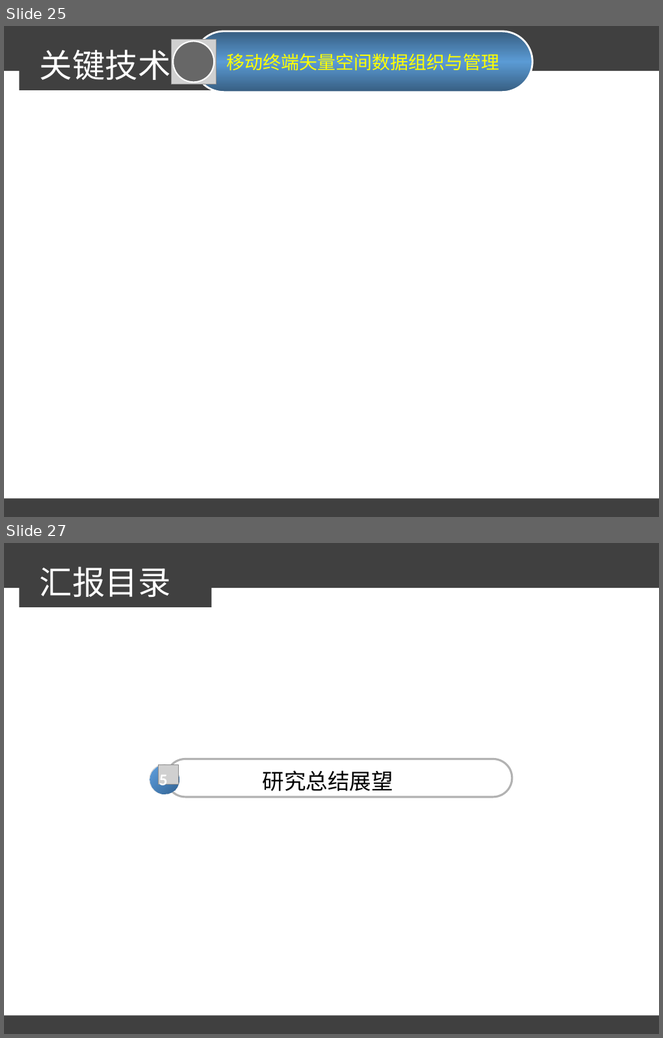
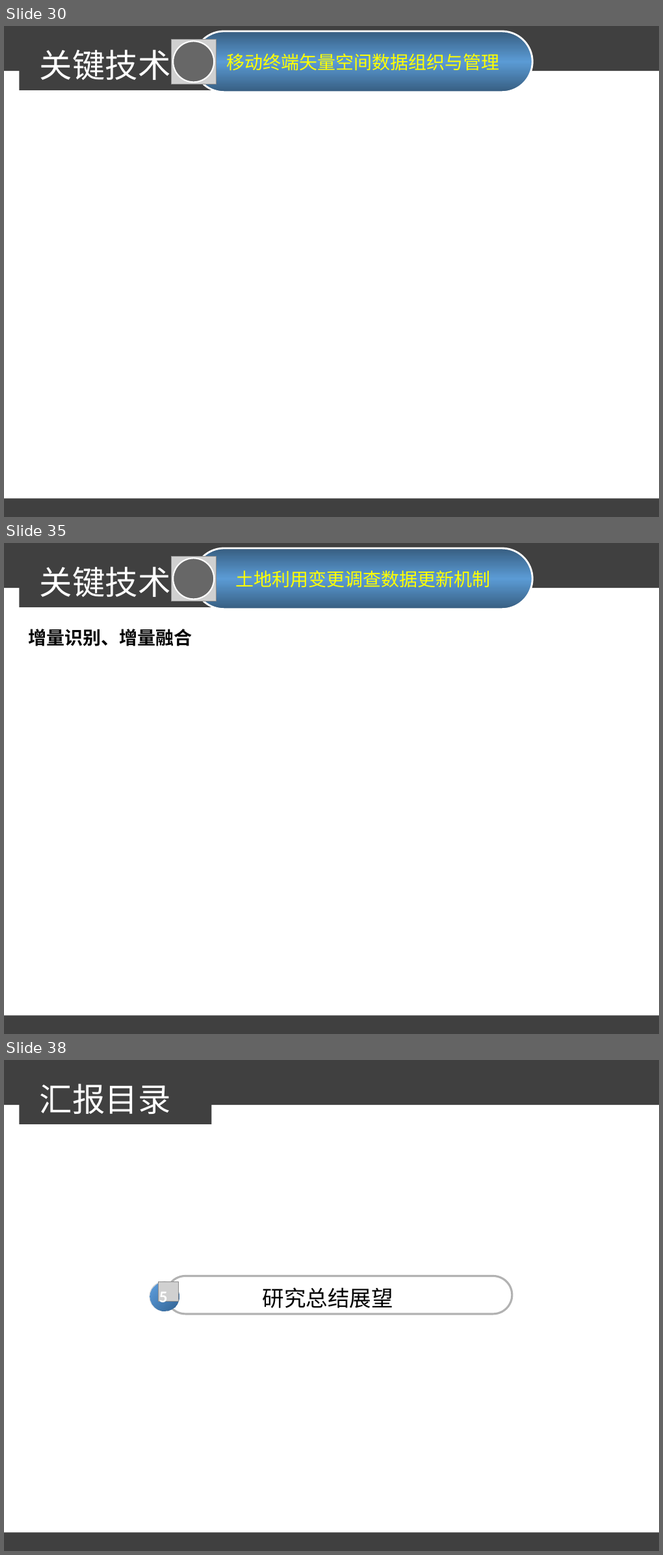
Before and after one commit to sunxianlei/MyThesis, a slide deck: 汇报答辩/论文答辩.ppt. Shown one above the other, each under a label of ours: slides 25 and 27 before the commit, slides 30, 35 and 38 after it; the slides between them are not shown. The pictures are 663x1038 and 663x1555 pixels, drawn with LibreOffice and Linux fonts; fonts in the diff are those of the drawing; grey boxes stand for pictures; background and template pictures are left out. Boxes give left, top, right and bottom in pixels: in the first picture for what was removed or moved away, otherwise in the second. Text is boxed around its words. In the diff, an @@ line names an element or a change of style, - is before the commit and + after.

Commit message:
添加第二第三技术点框架部分
添加第二第三技术点框架部分

```diff
--- a/汇报答辩/论文答辩.ppt
+++ b/汇报答辩/论文答辩.ppt
@@ slide 35 added at bbox=[4, 543, 659, 1034], background #FFFFFF; not listed: 3 template elements that a slide beside it also shows @@
@@ picture added at bbox=[171, 556, 216, 601] @@
@@ ellipse added at bbox=[173, 558, 215, 600], fill #000000 at 50% opacity, outline #FFFFFF 1.5 pt @@
@@ rounded rectangle added at bbox=[193, 548, 532, 609], fill gradient #375E81 to #5B9BD5, outline #FFFFFF 2.01 pt, 20 pt, text #FFFF00 @@
+土地利用变更调查数据更新机制
@@ text added at bbox=[40, 566, 171, 597], 36 pt, text #FFFFFF @@
+关键技术
@@ text added at bbox=[28, 629, 192, 646], 20 pt, text #000000, bold @@
+增量识别、增量融合
@@ what was slide 25 is now slide 30 @@
@@ what was slide 27 is now slide 38 @@
```
Also in this commit, not shown: 1 slide changed, 10 other slides added.
